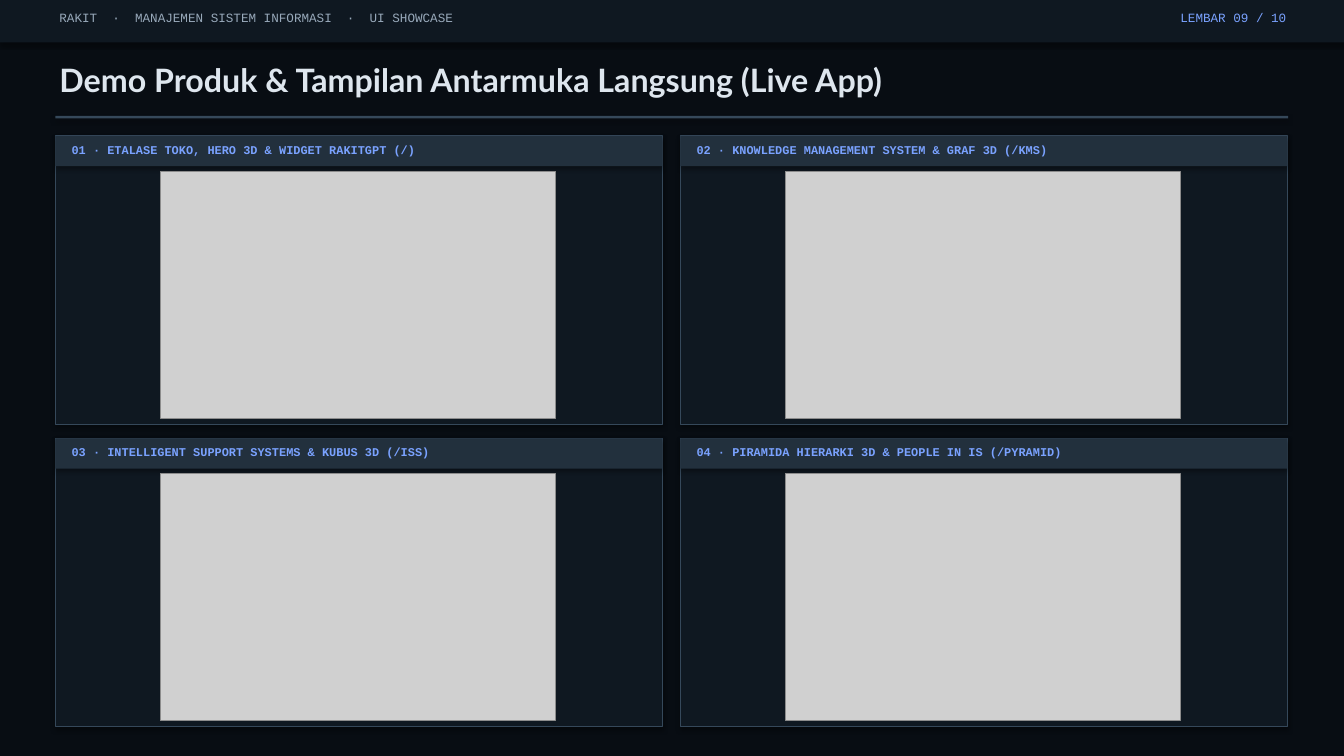
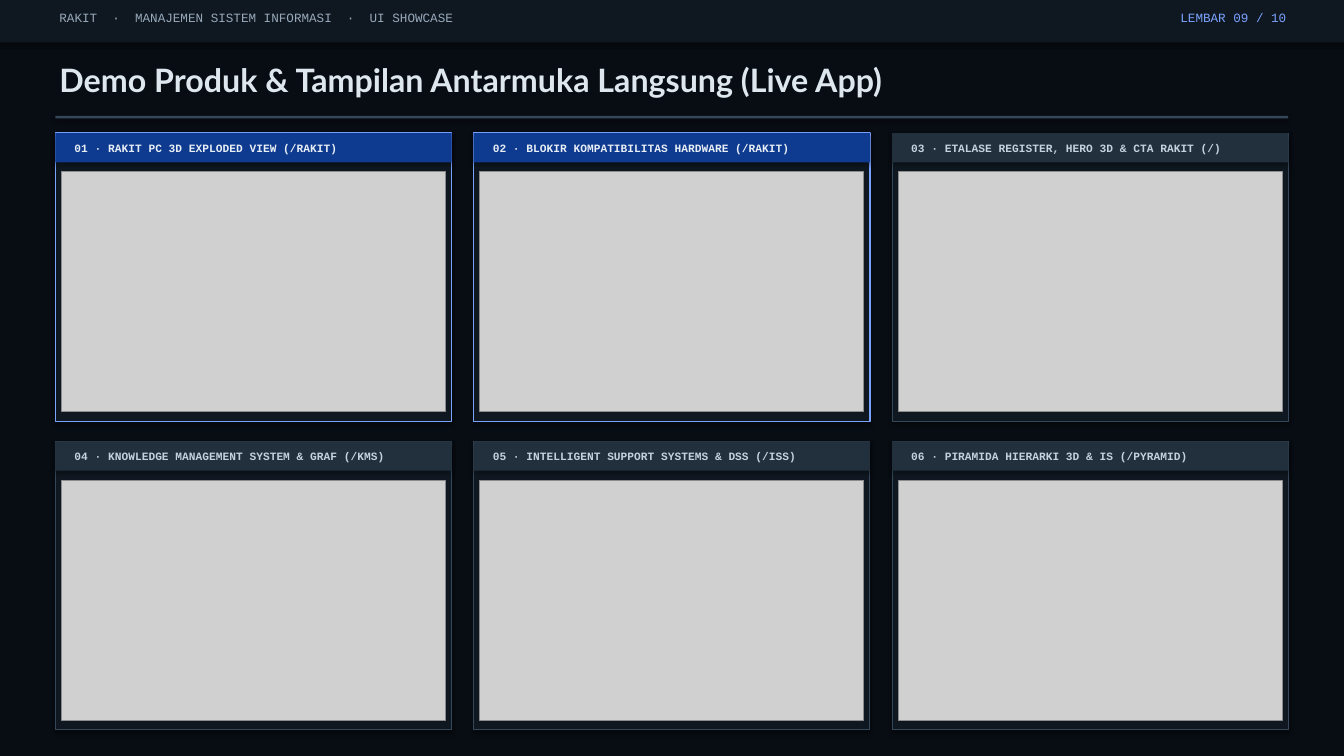
Before and after one commit to RaffaelVeneh/rakit, a slide deck: slide 9 of Presentasi_Proyek_MSI_RAKIT.pptx. Drawn at 1344x756 pixels with LibreOffice and Linux fonts; fonts in the diff are those of the drawing; grey boxes stand for pictures. Boxes give left, top, right and bottom in pixels: in the first picture for what was removed or moved away, otherwise in the second. Text is boxed around its words. In the diff, an @@ line names an element or a change of style, - is before the commit and + after.

```diff
--- a/Presentasi_Proyek_MSI_RAKIT.pptx
+++ b/Presentasi_Proyek_MSI_RAKIT.pptx
@@ rectangle: place and size @@
-rectangle at bbox=[55, 136, 662, 424]
+rectangle at bbox=[55, 133, 452, 421]
@@ rectangle at bbox=[55, 133, 452, 421]: outline #35485A 1 pt to #7AA2FF 1 pt @@
@@ rectangle: place and size @@
-rectangle at bbox=[55, 136, 662, 166]
+rectangle at bbox=[55, 133, 452, 162]
@@ rectangle at bbox=[55, 133, 452, 162]: fill #22303D to #0E3A8F @@
@@ text at bbox=[74, 144, 337, 155]: text changed; size 8.5 to 8 pt; text colour #7AA2FF to #E8EEF5 @@
-01 · ETALASE TOKO, HERO 3D & WIDGET RAKITGPT (/)
+01 · RAKIT PC 3D EXPLODED VIEW (/RAKIT)
@@ rectangle at bbox=[474, 133, 870, 421]: outline #35485A 1 pt to #7AA2FF 1 pt @@
@@ rectangle at bbox=[474, 133, 870, 162]: fill #22303D to #0E3A8F @@
@@ rectangle: place and size @@
-rectangle at bbox=[681, 136, 1288, 424]
+rectangle at bbox=[474, 133, 870, 421]
@@ rectangle: place and size @@
-rectangle at bbox=[681, 136, 1288, 166]
+rectangle at bbox=[474, 133, 870, 162]
@@ text added at bbox=[493, 144, 789, 155], 8 pt, text #E8EEF5, bold @@
+02 · BLOKIR KOMPATIBILITAS HARDWARE (/RAKIT)
@@ rectangle: place and size @@
-rectangle at bbox=[55, 439, 662, 469]
+rectangle at bbox=[892, 133, 1289, 162]
@@ rectangle: place and size @@
-rectangle at bbox=[55, 439, 662, 727]
+rectangle at bbox=[892, 133, 1289, 421]
@@ rectangle at bbox=[892, 133, 1289, 421]: outline #35485A 1 pt to #35485A 0.75 pt @@
@@ text at bbox=[911, 144, 1194, 154]: text changed; size 8.5 to 8 pt; text colour #7AA2FF to #C4D2E0 @@
-03 · INTELLIGENT SUPPORT SYSTEMS & KUBUS 3D (/ISS)
+03 · ETALASE REGISTER, HERO 3D & CTA RAKIT (/)
@@ picture: place and size @@
-picture at bbox=[160, 171, 556, 418]
+picture at bbox=[62, 171, 446, 411]
@@ picture added at bbox=[480, 171, 864, 411] @@
@@ picture: place and size @@
-picture at bbox=[785, 171, 1181, 418]
+picture at bbox=[898, 171, 1282, 411]
@@ rectangle: place and size @@
-rectangle at bbox=[681, 439, 1288, 469]
+rectangle at bbox=[55, 442, 452, 471]
@@ rectangle at bbox=[55, 442, 452, 730]: outline #35485A 1 pt to #35485A 0.75 pt @@
@@ rectangle: place and size @@
-rectangle at bbox=[681, 439, 1288, 727]
+rectangle at bbox=[55, 442, 452, 730]
@@ rectangle added at bbox=[474, 442, 870, 730], fill #0F1821, outline #35485A 0.75 pt @@
@@ rectangle added at bbox=[474, 442, 870, 471], fill #22303D @@
@@ rectangle added at bbox=[892, 442, 1289, 730], fill #0F1821, outline #35485A 0.75 pt @@
@@ rectangle added at bbox=[892, 442, 1289, 471], fill #22303D @@
@@ text at bbox=[74, 452, 384, 463]: text changed; size 8.5 to 8 pt; text colour #7AA2FF to #C4D2E0 @@
-02 · KNOWLEDGE MANAGEMENT SYSTEM & GRAF 3D (/KMS)
+04 · KNOWLEDGE MANAGEMENT SYSTEM & GRAF (/KMS)
@@ text added at bbox=[493, 452, 795, 463], 8 pt, text #C4D2E0, bold @@
+05 · INTELLIGENT SUPPORT SYSTEMS & DSS (/ISS)
@@ text at bbox=[911, 452, 1187, 463]: text changed; size 8.5 to 8 pt; text colour #7AA2FF to #C4D2E0 @@
-04 · PIRAMIDA HIERARKI 3D & PEOPLE IN IS (/PYRAMID)
+06 · PIRAMIDA HIERARKI 3D & IS (/PYRAMID)
@@ picture: place and size @@
-picture at bbox=[160, 474, 556, 721]
+picture at bbox=[62, 480, 446, 720]
@@ picture added at bbox=[480, 480, 864, 720] @@
@@ picture: place and size @@
-picture at bbox=[785, 474, 1181, 721]
+picture at bbox=[898, 480, 1282, 720]
```
Also in this commit, not shown: 9 other slides changed, 8 other files.
